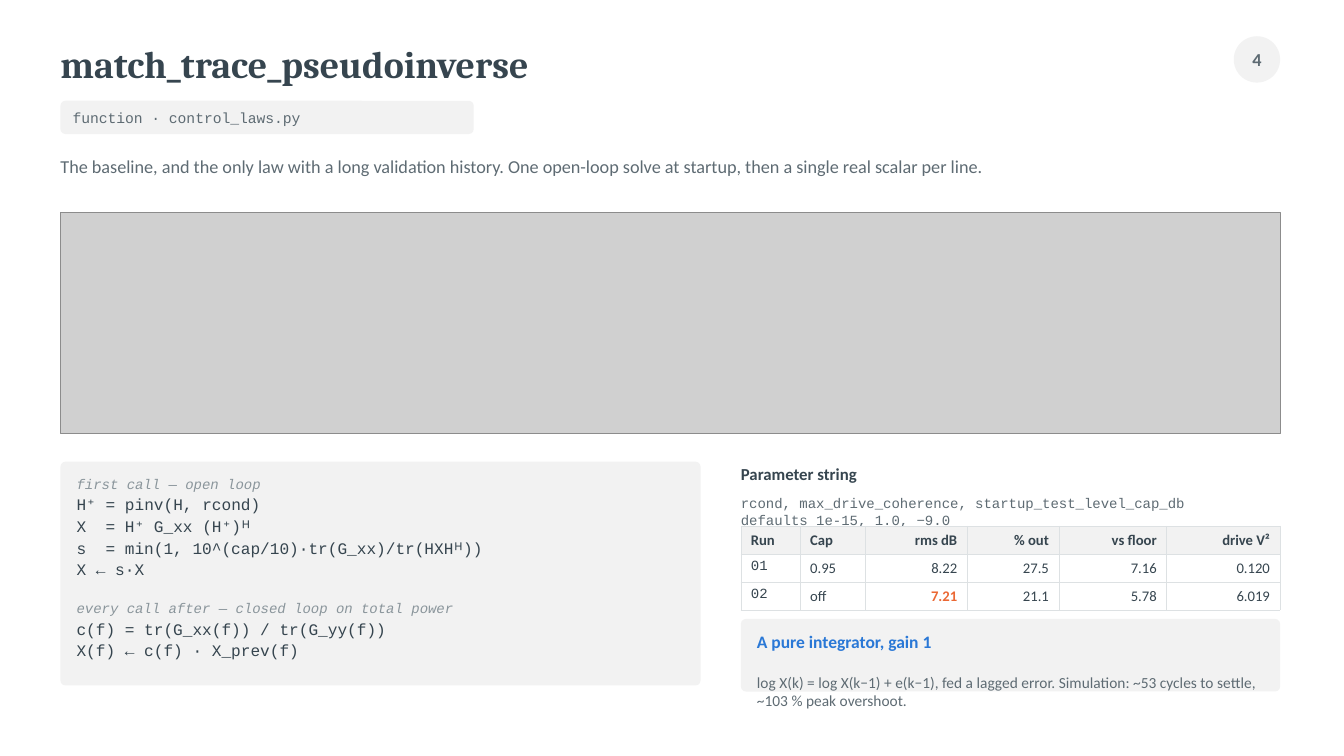
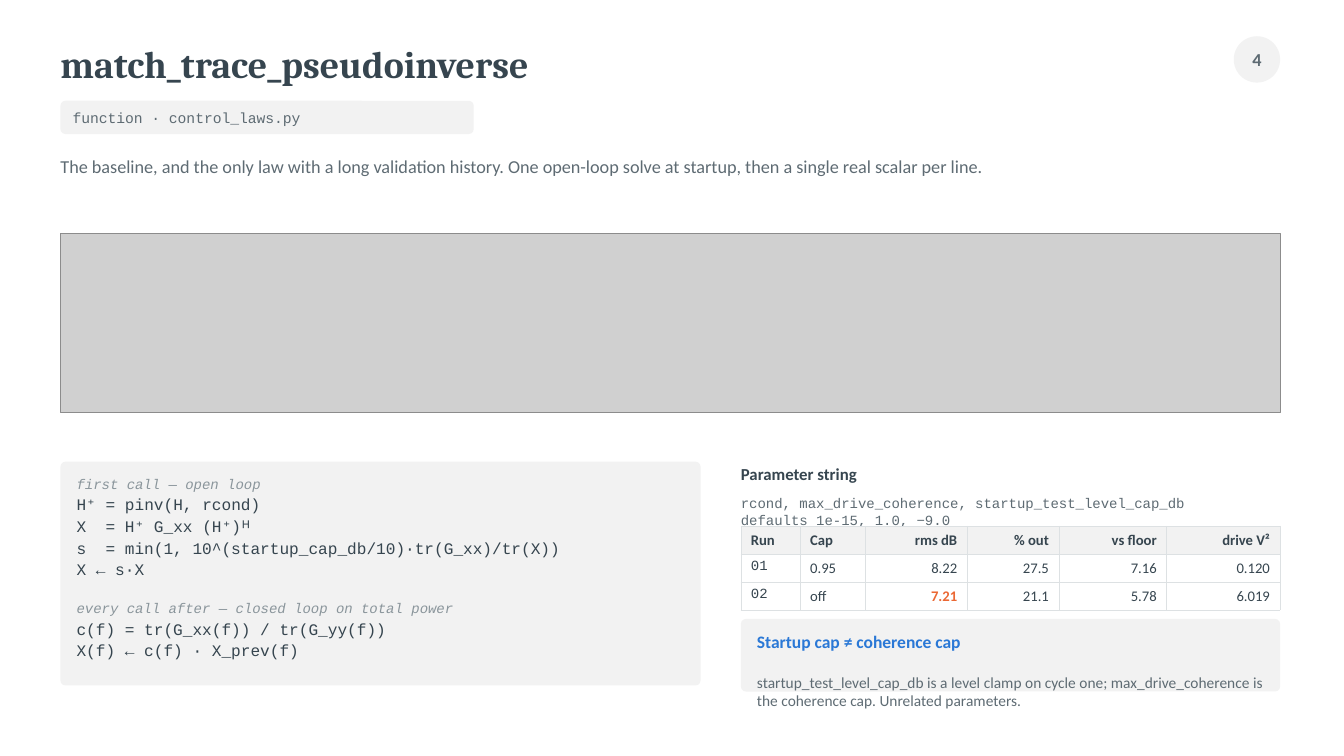
Before and after one commit to githunter333/rattlesnake-vibration-controller, a slide deck: slide 4 of Claude outputs/control_law_reference_deck.pptx. Drawn at 1344x756 pixels with LibreOffice and Linux fonts; fonts in the diff are those of the drawing; grey boxes stand for pictures. Boxes give left, top, right and bottom in pixels: in the first picture for what was removed or moved away, otherwise in the second. Text is boxed around its words. In the diff, an @@ line names an element or a change of style, - is before the commit and + after.

```diff
--- a/Claude outputs/control_law_reference_deck.pptx
+++ b/Claude outputs/control_law_reference_deck.pptx
@@ picture: place and size @@
-picture at bbox=[60, 213, 1280, 434]
+picture at bbox=[60, 234, 1280, 412]
@@ text at bbox=[77, 542, 560, 558]: text changed @@
-s = min(1, 10^(cap/10)·tr(G_xx)/tr(HXHᴴ))
+s = min(1, 10^(startup_cap_db/10)·tr(G_xx)/tr(X))
@@ text at bbox=[757, 635, 1263, 709]: text changed @@
-A pure integrator, gain 1
-log X(k) = log X(k−1) + e(k−1), fed a lagged error. Simulation: ~53 cycles to settle, ~103 % peak overshoot.
+Startup cap ≠ coherence cap
+startup_test_level_cap_db is a level clamp on cycle one; max_drive_coherence is the coherence cap. Unrelated parameters.
```
Also in this commit, not shown: 6 other files.
